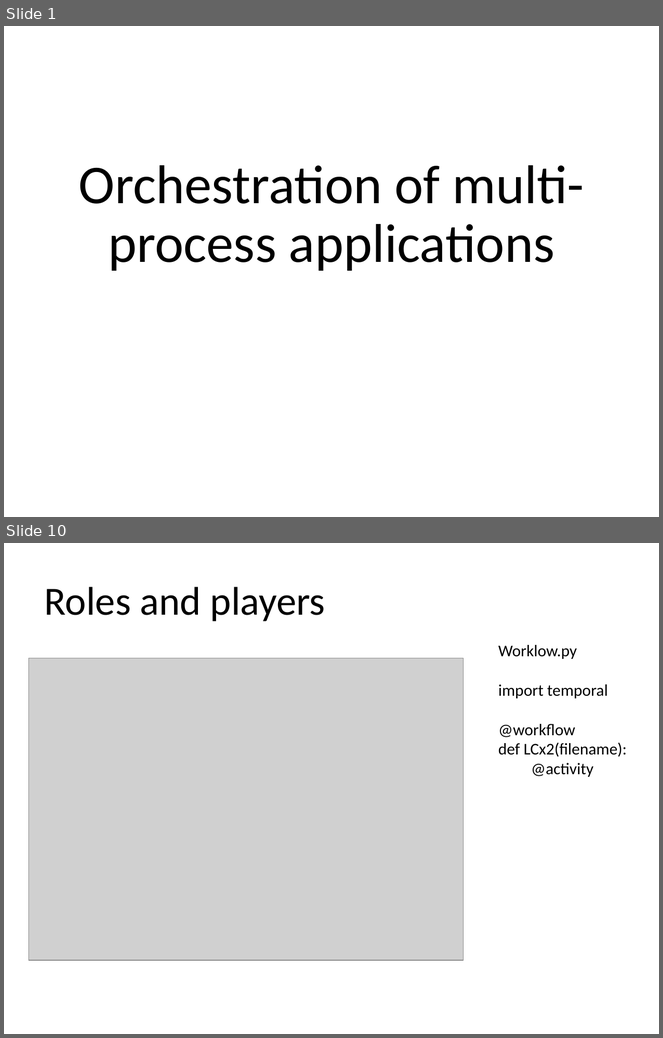
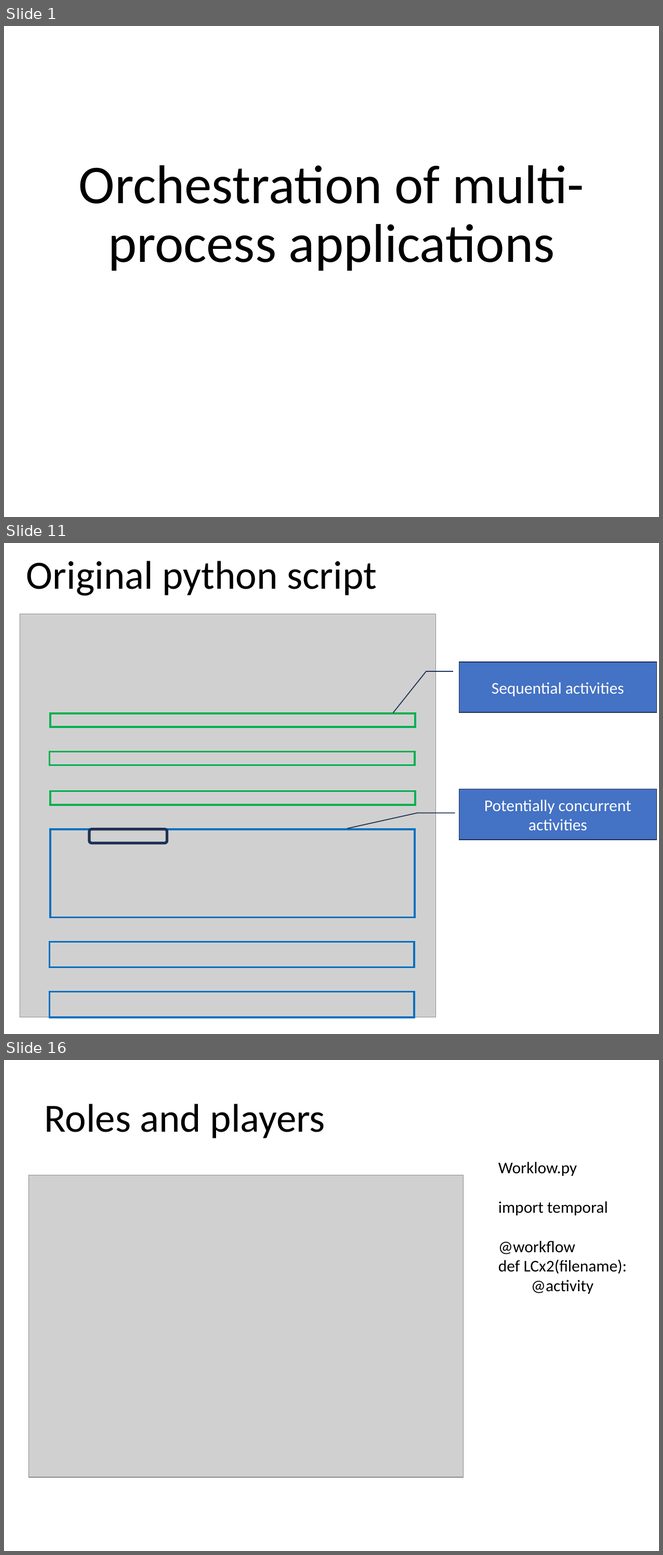
Before and after one commit to zconsult/am_temporal, a slide deck: Temporal.pptx. Shown one above the other, each under a label of ours: slides 1 and 10 before the commit, slides 1, 11 and 16 after it; the slides between them are not shown. The pictures are 663x1038 and 663x1555 pixels, drawn with LibreOffice and Linux fonts; fonts in the diff are those of the drawing; grey boxes stand for pictures. Boxes give left, top, right and bottom in pixels: in the first picture for what was removed or moved away, otherwise in the second. Text is boxed around its words. In the diff, an @@ line names an element or a change of style, - is before the commit and + after.

```diff
--- a/Temporal.pptx
+++ b/Temporal.pptx
@@ slide 11 added at (4, 543, 659, 1034), background #FFFFFF @@
@@ title added at (26, 561, 377, 596), 44 pt, text #000000 @@
+Original python script
@@ picture added at (20, 614, 436, 1017) @@
@@ border callout added at (460, 662, 657, 712), fill #4472C4, outline #1E3256 1 pt, 18 pt, text #FFFFFF @@
+Sequential activities
@@ rectangle added at (50, 714, 415, 727), outline #00B050 2 pt @@
@@ rectangle added at (50, 752, 415, 766), outline #00B050 2 pt @@
@@ rectangle added at (50, 792, 415, 805), outline #00B050 2 pt @@
@@ border callout added at (460, 789, 657, 840), fill #4472C4, outline #1E3256 1 pt, 18 pt, text #FFFFFF @@
+Potentially concurrent activities
@@ rectangle added at (50, 830, 415, 918), outline #0070C0 2 pt @@
@@ rounded rectangle added at (89, 830, 167, 843), outline #1E3256 3 pt @@
@@ rectangle added at (50, 942, 415, 967), outline #0070C0 2 pt @@
@@ rectangle added at (50, 992, 415, 1017), outline #0070C0 2 pt @@
@@ what was slide 10 is now slide 16 @@
```
Also in this commit, not shown: 8 slides changed, 5 other slides added, 1 slide removed.
